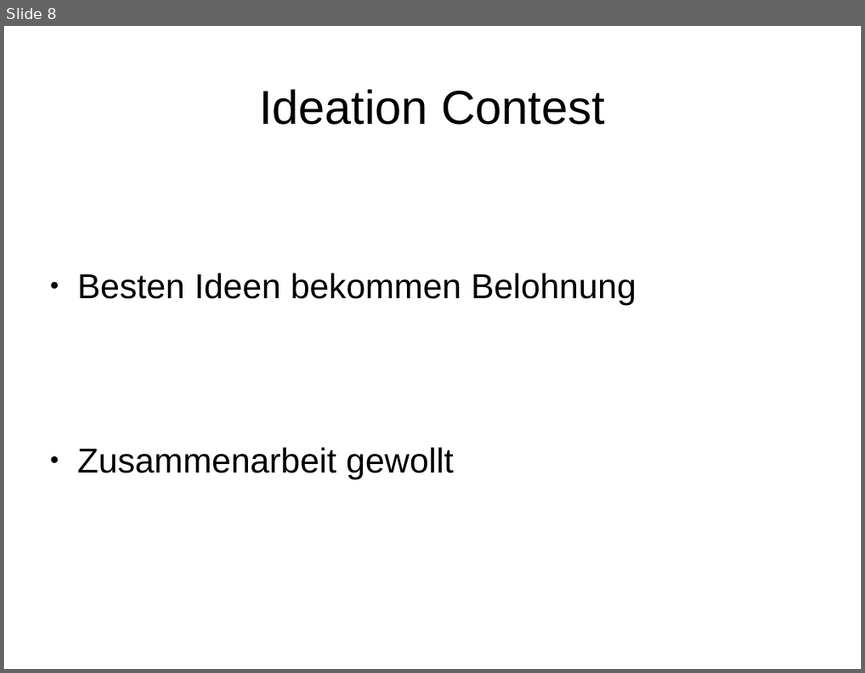
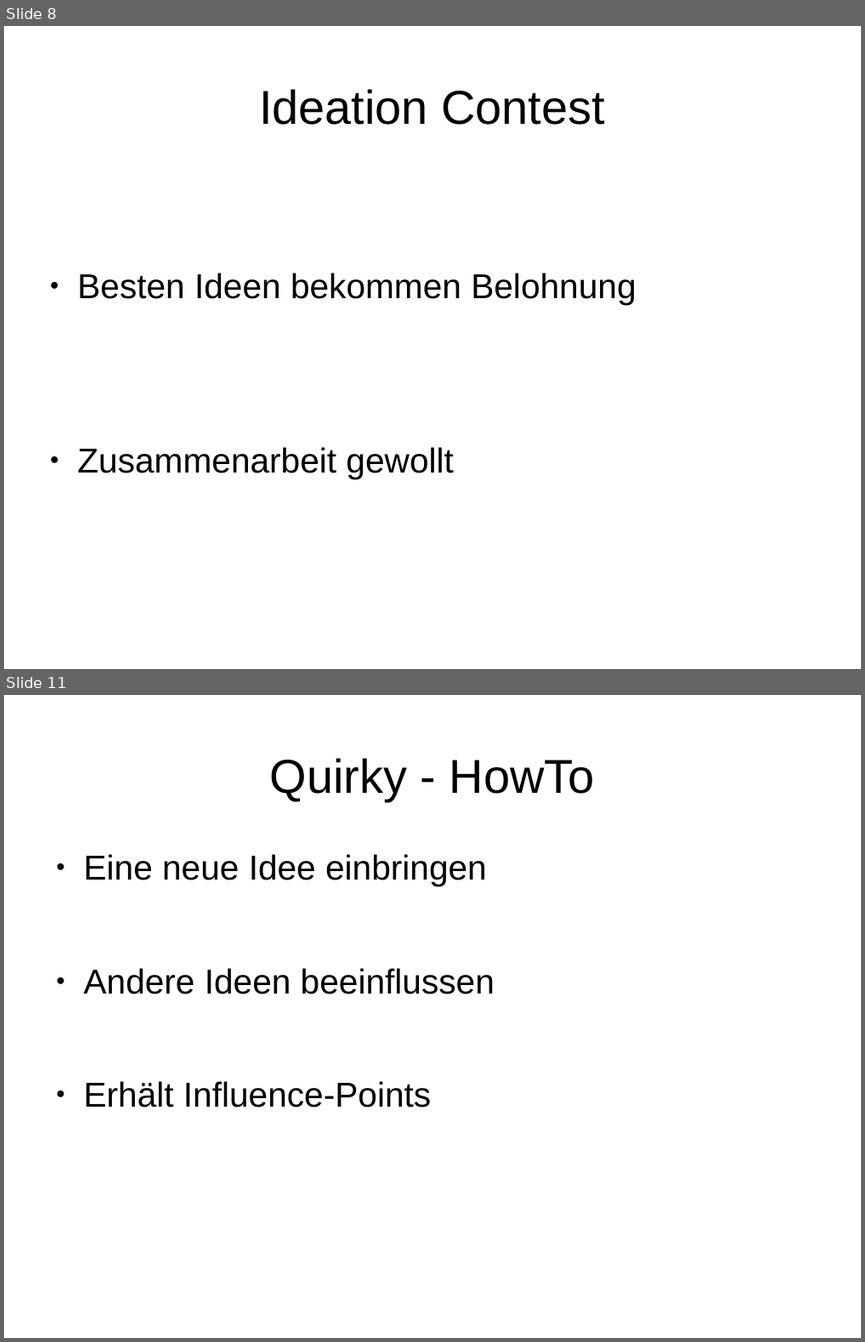
Before and after one commit to Anton1718/IMM_SocialMediaInADevelopmentProcess4711, a slide deck: Folien-Co-Creation.odp. Shown one above the other, each under a label of ours: slide 8 before the commit, slides 8 and 11 after it; the slides between them are not shown. The pictures are 865x673 and 865x1342 pixels, drawn with LibreOffice and Linux fonts; fonts in the diff are those of the drawing. Boxes give left, top, right and bottom in pixels: in the first picture for what was removed or moved away, otherwise in the second. Text is boxed around its words. In the diff, an @@ line names an element or a change of style, - is before the commit and + after.

```diff
--- a/Folien-Co-Creation.odp
+++ b/Folien-Co-Creation.odp
@@ slide 11 added at [4,695,861,1338], background #FFFFFF @@
@@ title added at [270,758,595,801], 44 pt, text #000000 @@
+Quirky - HowTo
@@ text added at [84,854,494,1107], 32 pt, text #000000 @@
+● Eine neue Idee einbringen
+● Andere Ideen beeinflussen
+● Erhält Influence-Points
```
Also in this commit, not shown: 1 slide changed, 8 other slides added, 1 slide removed, 1 other file.
